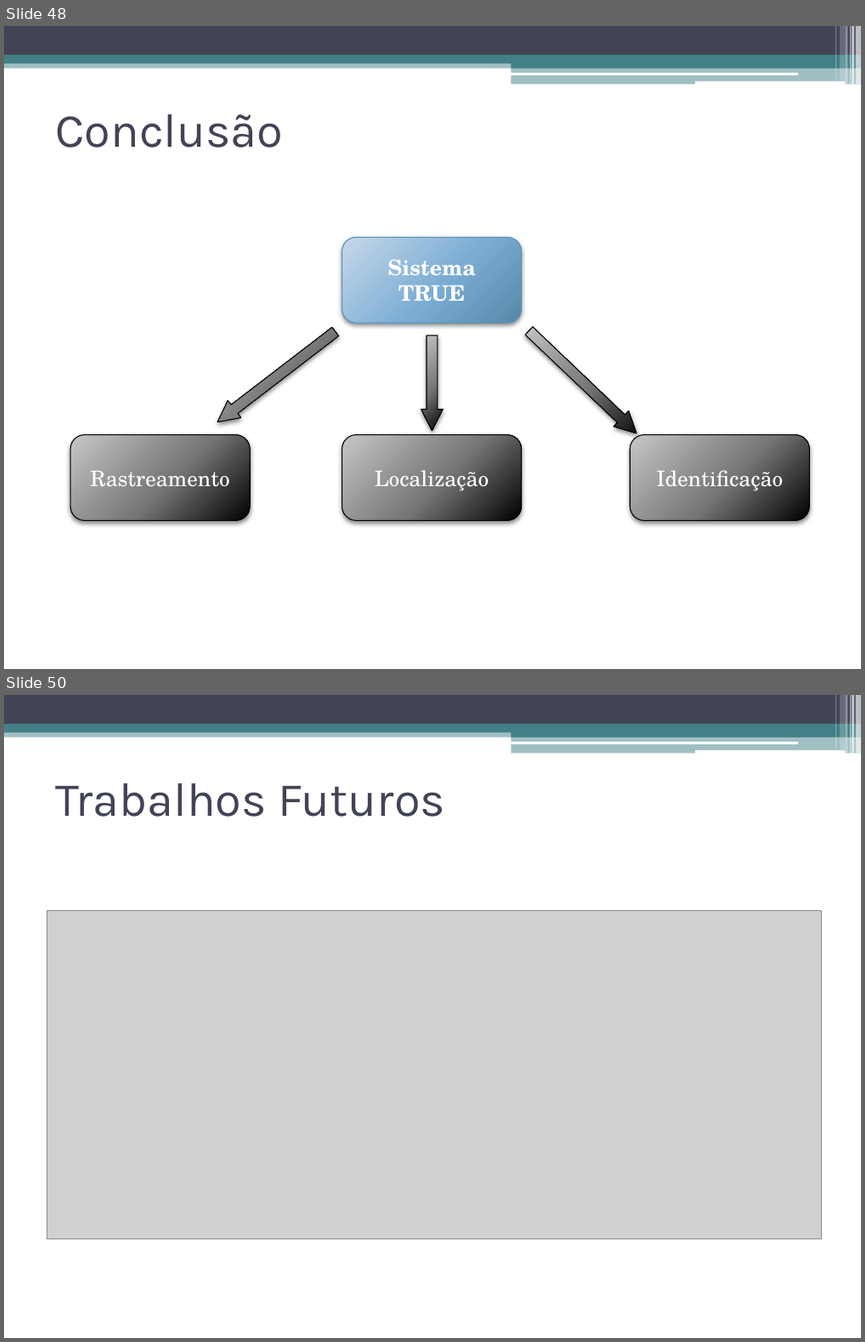
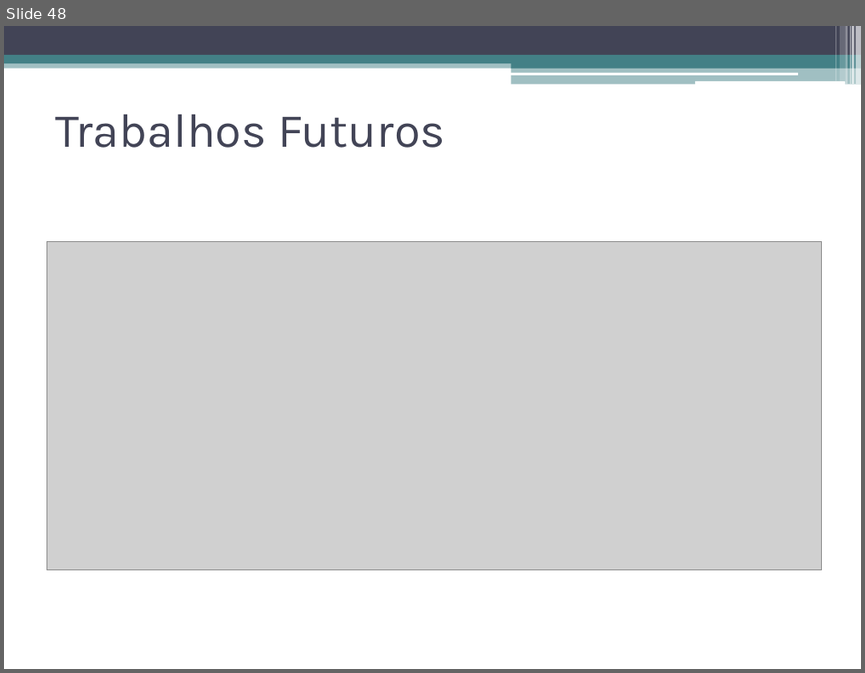
Before and after one commit to talesporto/Artigo-TRUE-SBCUP, a slide deck: apresentacao/ApresentacaoSBCUP.pptx. Shown one above the other, each under a label of ours: slides 48 and 50 before the commit, slide 48 after it; the slides between them are not shown. The pictures are 865x1342 and 865x673 pixels, drawn with LibreOffice and Linux fonts; fonts in the diff are those of the drawing; grey boxes stand for pictures. Boxes give left, top, right and bottom in pixels: in the first picture for what was removed or moved away, otherwise in the second. Text is boxed around its words. In the diff, an @@ line names an element or a change of style, - is before the commit and + after.

```diff
--- a/apresentacao/ApresentacaoSBCUP.pptx
+++ b/apresentacao/ApresentacaoSBCUP.pptx
@@ slide 48 removed at <box>4,26,861,669</box>, background #FFFFFF; not listed: 13 template elements that a slide beside it also shows @@
@@ title removed at <box>55,114,283,148</box> @@
-Conclusão
@@ rounded rectangle removed at <box>341,237,521,323</box> @@
-Sistema TRUE
@@ right arrow removed at <box>211,324,341,431</box> @@
@@ right arrow removed at <box>522,324,644,441</box> @@
@@ right arrow removed at <box>421,335,443,431</box> @@
@@ rounded rectangle removed at <box>70,435,249,521</box> @@
-Rastreamento
@@ rounded rectangle removed at <box>341,435,521,521</box> @@
-Localização
@@ rounded rectangle removed at <box>630,435,809,521</box> @@
-Identificação
@@ what was slide 50 is now slide 48 @@
```
Also in this commit, not shown: 4 slides changed, 2 slides added, 3 other slides removed, 2 other files.
